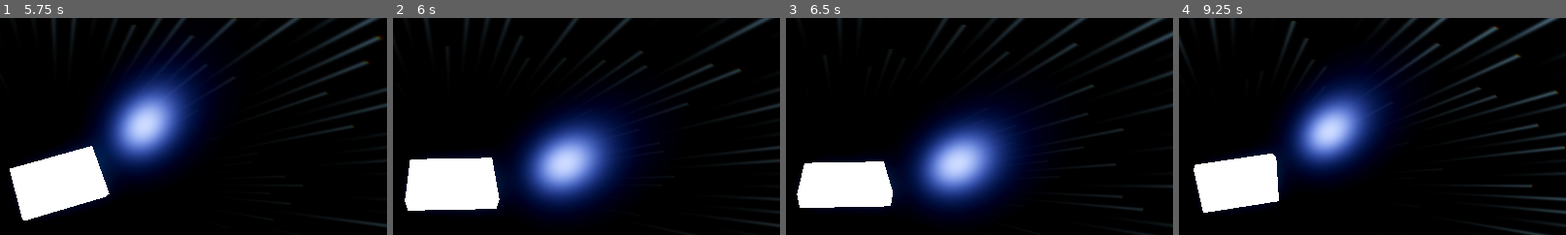
Above: before the commit, frames 1-4 (left to right).
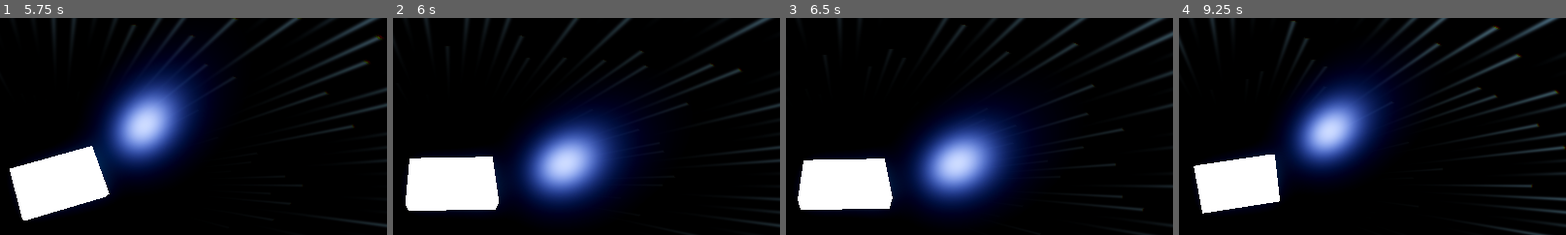
Above: after the commit, the same moments.

Repository: midas44/divepunk
Game: Godot game, scene res://scenes/main/Main.tscn
Same seed, same stepped clock (60 frames per second), same inputs: the game is played once before the commit and once after it.
Inputs (mouse positions are % of the whole screen's width and height, from its top left):
- Up to frame 1 (5.75 s): move the mouse to (55, 50) at 0.52 s; hold Q (cycle_camera) 0.53-1.28 s; hold Shift (accelerate) from 0.53 s (still down); tap Space at 0.77, 1.52, 3.02, 3.77, 4.52 s; move the mouse to (45, 50) at 1.27 s; tap Ctrl (decelerate) at 1.35 s; move the mouse to (52, 48) at 2.02 s; hold Middle mouse button (rear_view) 2.03-2.78 s; move the mouse to (49, 52) at 2.77 s; tap X at 2.85 s; move the mouse to (57, 51) at 3.52 s; tap C at 3.6 s; move the mouse to (42, 49) at 4.27 s; tap V at 4.35 s; move the mouse to (51, 50) at 5.02 s; hold Q (cycle_camera) from 5.03 s (still down)
- Up to frame 2 (6 s): move the mouse to (46, 48) at 5.77 s; release Shift (accelerate) at 5.78 s; release Q (cycle_camera) at 5.78 s; hold D (steer_right) from 5.78 s (still down); tap Ctrl (decelerate) at 5.85 s
- Up to frame 3 (6.5 s): keep holding D (steer_right); tap Space at 6.02 s
- Up to frame 4 (9.25 s): move the mouse to (55, 50) at 6.52 s; release D (steer_right) at 6.53 s; hold Middle mouse button (rear_view) 6.53-7.28 s; hold Shift (accelerate) 6.53-8.78 s; tap Space at 6.77, 7.52, 9.02 s; move the mouse to (45, 50) at 7.27 s; tap X at 7.35 s; move the mouse to (52, 48) at 8.02 s; tap C at 8.1 s; move the mouse to (49, 52) at 8.77 s; hold A (steer_left) from 8.78 s (still down); tap V at 8.85 s
The pictures show only the part of the screen within x 42-92%, y 12-62%; the shares and areas given below are measured in that part.

Frame 1 is identical in both runs. In frame 2, 0.2% of the frame differs, in the area x 3-28%, y 63-89%; in frame 3, 0.6%, in the area x 2-28%, y 64-89%; in frame 4, 0.2%.

Commit message:
tweak(ship): dial pitch/bank visual tilt back ~1/3
bank_angle_deg 35->23, pitch_angle_deg 15->10. Fuller tilt rework deferred
to the post-corridor pass.

Co-Authored-By: Claude Opus 4.8 (1M context) <noreply@anthropic.com>

Diff:
--- a/scripts/ship.gd
+++ b/scripts/ship.gd
@@ -26,8 +26,8 @@
 @export var lateral_speed: float = 45.0     ## max sideways speed (m/s)
 @export var climb_angle_deg: float = 45.0   ## climb/dive steepness: vertical speed = forward_speed × tan(this). 45° climbs as fast as you fly; 0° = no vertical; clamped under 90°
 @export var steer_sharpness: float = 8.0    ## higher = snappier, lower = floatier
-@export var bank_angle_deg: float = 35.0    ## visual roll into turns (pure juice)
-@export var pitch_angle_deg: float = 15.0   ## visual pitch on climb / dive (pure juice)
+@export var bank_angle_deg: float = 23.0    ## visual roll into turns (pure juice) — dialled back ~1/3; fuller tilt deferred to the post-corridor pass
+@export var pitch_angle_deg: float = 10.0   ## visual pitch on climb / dive (pure juice) — dialled back ~1/3
 @export var invert_pitch: bool = true       ## true = nose pitches UP as you climb (natural arcade feel); false = the old nose-down tilt
 @export var invert_bank: bool = true        ## true = banks INTO strafes the natural way (direction corrected); false = the other roll
 @export var visual_lerp: float = 10.0       ## how fast the model banks / pitches
